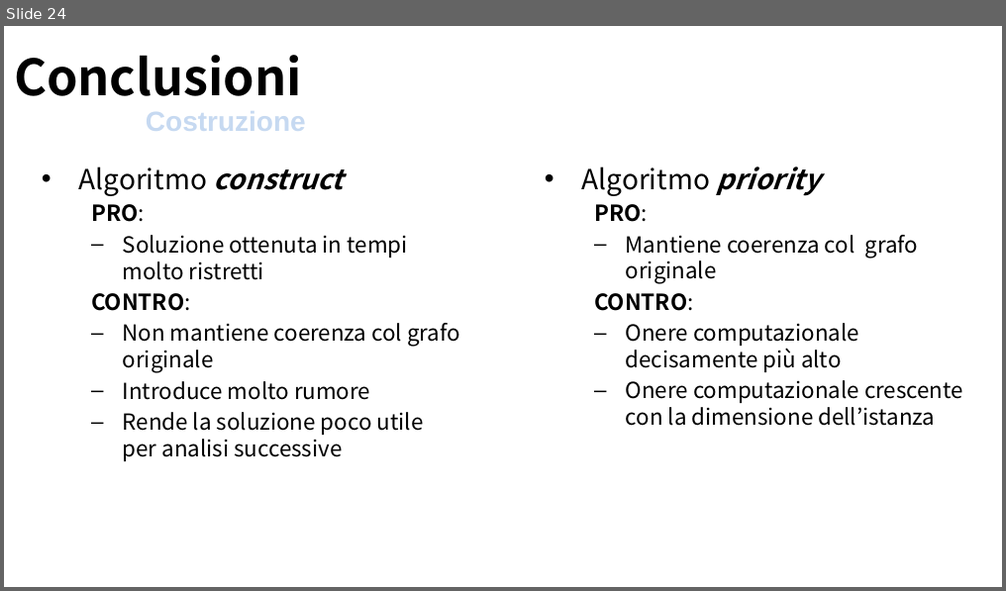
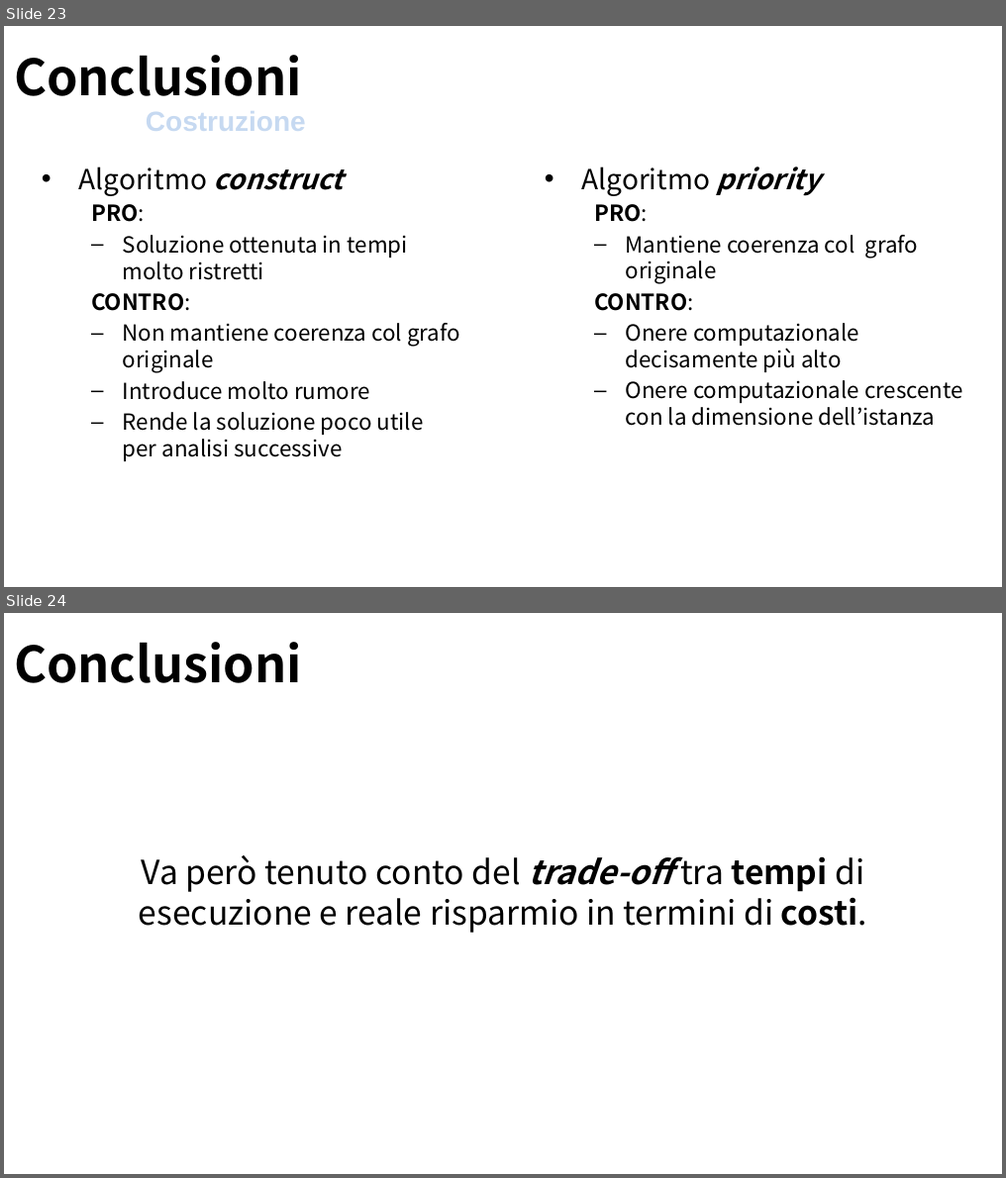
Before and after one commit to Navypowder/DP-P-project, a slide deck: Presentation/Towards_Identity_Anonymization_on_graph(K-degree anonymization).pptx. Shown one above the other, each under a label of ours: slide 24 before the commit, slides 23 and 24 after it. The pictures are 1006x591 and 1006x1178 pixels, drawn with LibreOffice and Linux fonts; fonts in the diff are those of the drawing; background and template pictures are left out. Boxes give left, top, right and bottom in pixels: in the first picture for what was removed or moved away, otherwise in the second. Text is boxed around its words. In the diff, an @@ line names an element or a change of style, - is before the commit and + after.

```diff
--- a/Presentation/Towards_Identity_Anonymization_on_graph(K-degree anonymization).pptx
+++ b/Presentation/Towards_Identity_Anonymization_on_graph(K-degree anonymization).pptx
@@ slide 24 added at [4, 613, 1002, 1174], background picture (left out) @@
@@ title added at [14, 642, 302, 683], 36 pt, text #000000, bold @@
+Conclusioni
@@ text added at [139, 856, 867, 933], 24 pt, text #000000 @@
+Va però tenuto conto del trade-off tra tempi di esecuzione e reale risparmio in termini di costi.
@@ what was slide 24 is now slide 23 @@
```
Also in this commit, not shown: 9 slides changed, 4 other slides added.
